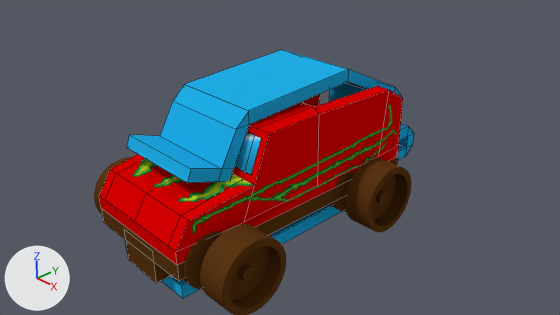
Before and after pictures for a commit that changed the Blender file 01-Models/rw-auto.blend.
Camera for both pictures: the file's camera 'Camera'. Every picture has the same lights, and +X, +Y and +Z are marked at lower left. Both versions are drawn at full value of the shape key 'Key 1' of 'Poker'; the numbers are the values there. Mesh edges are drawn as thin lines on the coarser meshes.

The first picture shows 'BackRight-Wheel', 'Backpipe', 'Car', 'FrontCube', 'FrontLeft-Wheel', 'FrontRight-Wheel', 'Frontpipe', 'Poker'.
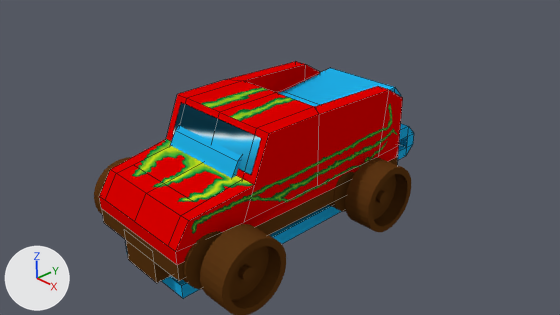
Changed parts and their boxes (x1, y1, x2, y2) in the pictures (560 x 315 px; the box of a moved part takes in the faces that stretch with it):
'Poker', reshaped (7% shorter)
    before: (126, 50, 414, 298)
    after: (126, 68, 414, 298)
part 1 of me_cube_005, moved or reshaped
    before: (185, 50, 395, 124)
    after: (278, 68, 395, 107)
part 2 of me_cube_005, moved or reshaped
    before: (127, 84, 249, 183)
    after: (170, 126, 241, 178)

The change, as a list of edits to the scene's bpy script:
```text
Change me_cube_005:
    where me_cube_005.from_pydata(...)  # 76 vertices, 74 faces; spans x -1.0..1.0, y -0.5..1.2, z -1.0..22.1
    used by ob_poker; location = (-0.06, -0.6, -0.83); scale = (0.849, 3.54, 0.125)
    me_cube_005 part 1: all 4 vertices in x -1.0..1.0, y 0.6, z 20.2..22.1 are moved by (0.0, 0.0, -6.8)
    me_cube_005 part 2: all 20 vertices in x -1.0..1.0, y -0.4..-0.1, z 12.5..21.1 are moved by (0.0, 0.0, -4.4)
```
